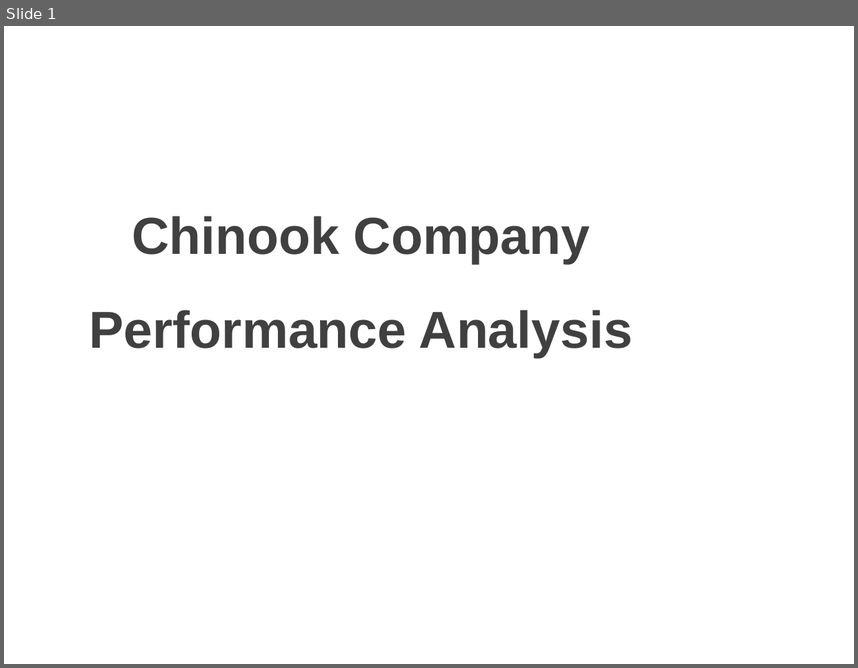
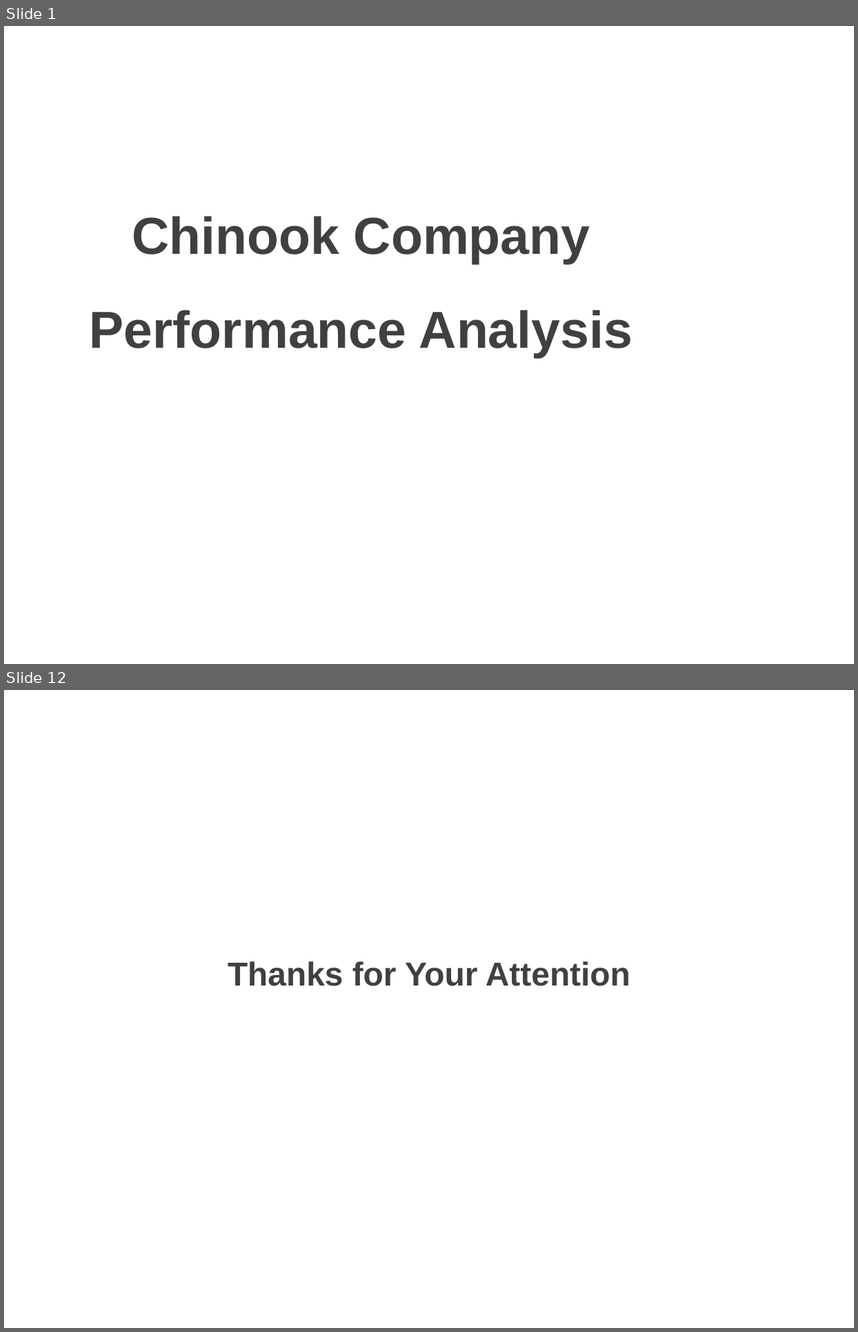
Before and after one commit to ElnazRMZ/CHINOOK-repo, a slide deck: docs/Powerpoint_Elnaz_Ramezani.ppt. Shown one above the other, each under a label of ours: slide 1 before the commit, slides 1 and 12 after it; the slides between them are not shown. The pictures are 858x668 and 858x1332 pixels, drawn with LibreOffice and Linux fonts; fonts in the diff are those of the drawing; background and template pictures are left out. Boxes give left, top, right and bottom in pixels: in the first picture for what was removed or moved away, otherwise in the second. Text is boxed around its words. In the diff, an @@ line names an element or a change of style, - is before the commit and + after.

```diff
--- a/docs/Powerpoint_Elnaz_Ramezani.ppt
+++ b/docs/Powerpoint_Elnaz_Ramezani.ppt
@@ slide 12 added at (4,690,854,1328), background picture (left out) @@
@@ text added at (228,961,631,986), 28 pt, text #404040, bold @@
+Thanks for Your Attention
```
Also in this commit, not shown: 3 slides changed, 7 other slides added, 2 slides removed, 1 other file.
